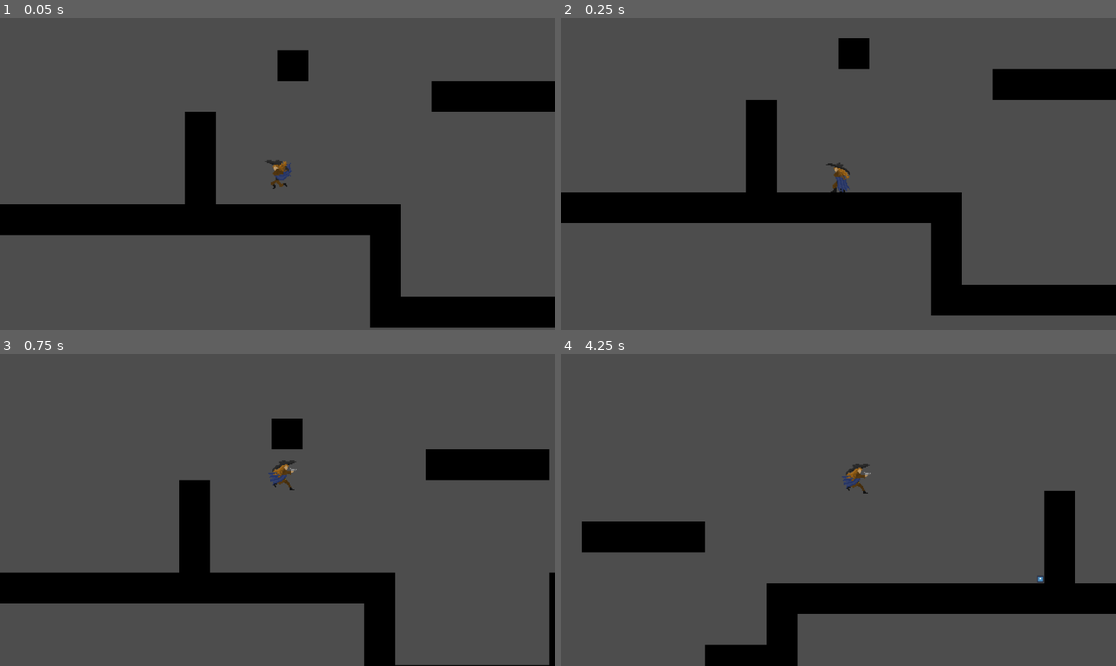
Above: before the commit, frames 1-4 (two rows, left to right).
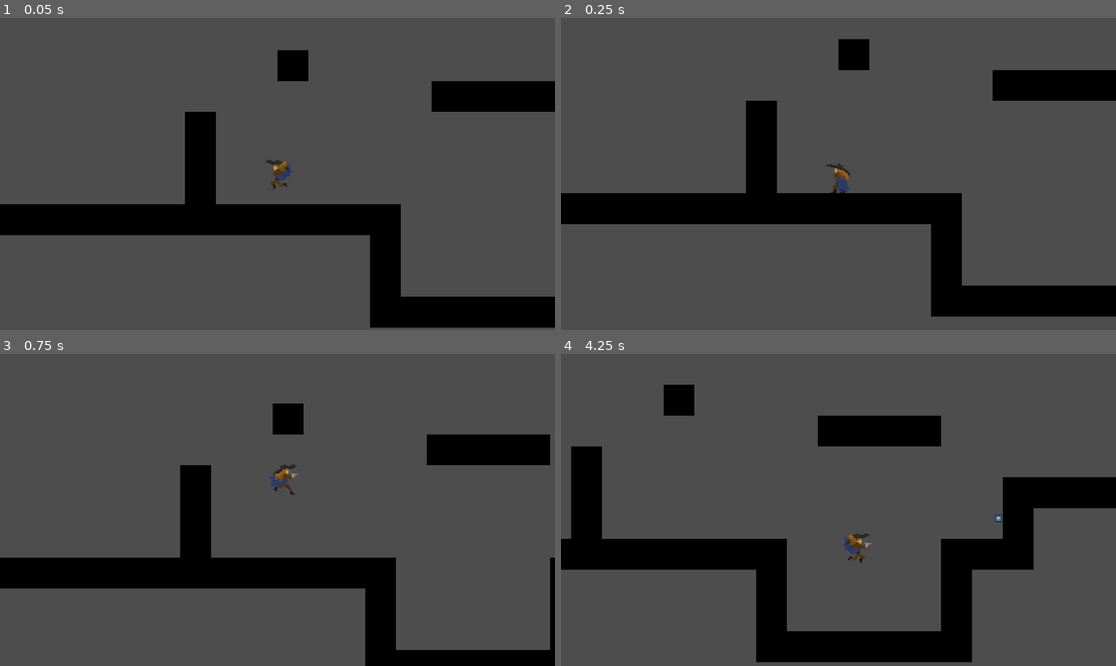
Above: after the commit, the same moments.

Repository: Luminescent-Cheese/crashed-metriodvania
Game: Godot game, scene res://game.tscn
Same seed, same stepped clock (60 frames per second), same inputs: the game is played once before the commit and once after it. The engine's default icon, where the game draws it, is replaced by a stand-in: a white triangle on a blue panel in a dark square.
Inputs (mouse positions are in pixels of both pictures, inside the frame that each line leads up to):
- Up to frame 1 (0.05 s): no input
- Up to frame 2 (0.25 s): no input
- Up to frame 3 (0.75 s): move the mouse to (399, 494) at 0.52 s; hold D (right) from 0.53 s (still down); hold Space (jump) from 0.53 s (still down)
- Up to frame 4 (4.25 s): move the mouse to (727, 525) at 1.27 s; release Space (jump) at 1.28 s; click (727, 525) at 1.35 s; tap Space (jump) at 1.52, 1.55, 1.82, 3.02, 3.05, 3.32 s; move the mouse to (894, 441) at 2.02 s; release D (right) at 2.03 s; hold A (left) 2.03-2.78 s; hold Space (jump) 2.03-2.78 s; move the mouse to (810, 572) at 2.77 s; hold D (right) from 2.78 s (still down); click (810, 572) at 2.85 s; move the mouse to (1005, 556) at 3.52 s; hold Space (jump) from 3.53 s (still down)

Frame 1 is identical in both runs. In frame 2, 0.9% of the frame differs, in the area x 0-100%, y 6-96%; in frame 3, 11%; in frame 4, 25%, in the area x 0-100%, y 9-100%.

Commit message:
Better recoil
recoil actually feels decent now (still need to make each bullet in the air less effective with recoil)

Diff:
--- a/player/player.gd
+++ b/player/player.gd
@@ -1,20 +1,30 @@
 extends CharacterBody2D
 @onready var animation_tree = $PlayerAnimationTree
 #Factual Variables
-var MAXSPEED = 900
+var MAXSPEED = 800
 var gravity = 160
-var jumpHeight = 800
+var maxjumpHeight = 1000
+var recoilStrength = 45
+#Stance is how much you can resist recoil when on the ground
+var stance = 3
+var airStance = 3
 
 #For Friction the larger the number the less Friction
 var groundFriction = 8
 var airResistance = 30
 
 #Changing Variables
+var horizontalRecoil = 0
+var jumpHeight = 0
+var recoilDirection: String
+var recoilTime = 0
 var coyoteTime = 8
-var lastHeldDirection = 0
+var lastHeldDirection = -1
 var canJump = 0
 var currentSpeed = 0
 var yVelocity:float = 0.0
+
+
 func _ready() -> void:
 	animation_tree.active = true
 
@@ -26,15 +36,23 @@
 	if is_on_floor():
 		yVelocity = 0
 		coyoteTime = 8
+	elif recoilTime > 0 and recoilDirection == "down":
+		#Does recoil instead of gravity if pointing gun down
+		yVelocity -= recoilStrength * recoilTime
+		recoilTime -= 1
 	elif yVelocity < 1500:
 		yVelocity += gravity
+		#adds recoil to gravity if pointing gun up
+		if recoilTime > 0 and recoilDirection == "up":
+			yVelocity += recoilStrength * recoilTime
+			recoilTime -= 1
 	if coyoteTime > 0 and not is_on_floor():
 		coyoteTime -= 1
 	if Input.is_action_pressed("jump") and (is_on_floor() or coyoteTime > 0):
 			yVelocity = 0
 			coyoteTime = 0
 			canJump = 15
-			jumpHeight = 1200
+			jumpHeight = maxjumpHeight
 	if Input.is_action_pressed("jump") and canJump > 0:
 		if is_on_ceiling():
 			canJump = 0
@@ -47,6 +65,20 @@
 		canJump = 0
 
 	#Below partains to horizontal movement & friction
+	# Horizontal Recoil
+	var horizontalRecoilDirection = 0
+	if recoilDirection == "left":
+		horizontalRecoilDirection = 1
+	elif recoilDirection == "right":
+		horizontalRecoilDirection = -1
+	if recoilTime > 0 and (recoilDirection == "right" or recoilDirection == "left"):
+		horizontalRecoil += recoilStrength * recoilTime
+		recoilTime -= 1
+		#Friction/stance for Recoil
+	if is_on_floor():
+		horizontalRecoil -= (horizontalRecoil*stance)/groundFriction
+	else:
+		horizontalRecoil -= horizontalRecoil/airResistance
 	if heldDirection != 0:
 		if currentSpeed < MAXSPEED:
 			currentSpeed += 45
@@ -55,11 +87,36 @@
 			currentSpeed -= currentSpeed/groundFriction
 			if currentSpeed < 100:
 				currentSpeed = 0
+			if horizontalRecoil < 100:
+				horizontalRecoil = 0
 		else:
 			currentSpeed -= currentSpeed/airResistance
-	velocity = Vector2(lastHeldDirection * currentSpeed, yVelocity)
+	velocity = Vector2((lastHeldDirection * currentSpeed) + (horizontalRecoilDirection * horizontalRecoil), yVelocity)
 	move_and_slide()
 	_update_animations(heldDirection, yVelocity)
+
+
+
+func _on_arm_fire_recoil() -> void:
+	#Handles The recoil from firing
+	#Direction for recoil
+	if Input.is_action_pressed("up"):
+		recoilDirection = "up"
+	elif Input.is_action_pressed("down"):
+		recoilDirection = "down"
+	elif lastHeldDirection == 1:
+		recoilDirection = "right"
+	else:
+		recoilDirection = "left"
+	#Force for recoil
+	if not is_on_floor() or recoilDirection == "right" or recoilDirection == "left":
+		recoilTime = 8
+	else:
+		recoilTime = 0
+	if recoilDirection == "down":
+		yVelocity = 0
+		if yVelocity < -200 and not is_on_floor():
+			recoilTime += 1
 
 
 func _update_animations(x,y):
--- a/player/player.tscn
+++ b/player/player.tscn
@@ -896,3 +896,6 @@
 [node name="PlayerCamera" type="Camera2D" parent="."]
 zoom = Vector2(0.5, 0.5)
 position_smoothing_enabled = true
+position_smoothing_speed = 4.0
+
+[connection signal="fire_recoil" from="Arm" to="." method="_on_arm_fire_recoil"]
--- a/player/shoot.gd
+++ b/player/shoot.gd
@@ -1,4 +1,7 @@
 extends Node2D
+
+signal fire_recoil
+
 @export var bulletScene = preload("res://player Bullet/player_bullet.tscn")
 @export var GunAnimationPlayer: AnimationPlayer
 
@@ -48,7 +51,7 @@
 		newBullet.direction = Vector2(currentFacing, 0)
 	newBullet.additionVelocity = get_parent().velocity
 	get_parent().add_sibling(newBullet)
-	get_parent().yVelocity -= recoil
+	fire_recoil.emit()
 
 func reload():
 	currentAmmo = maxAmmo
